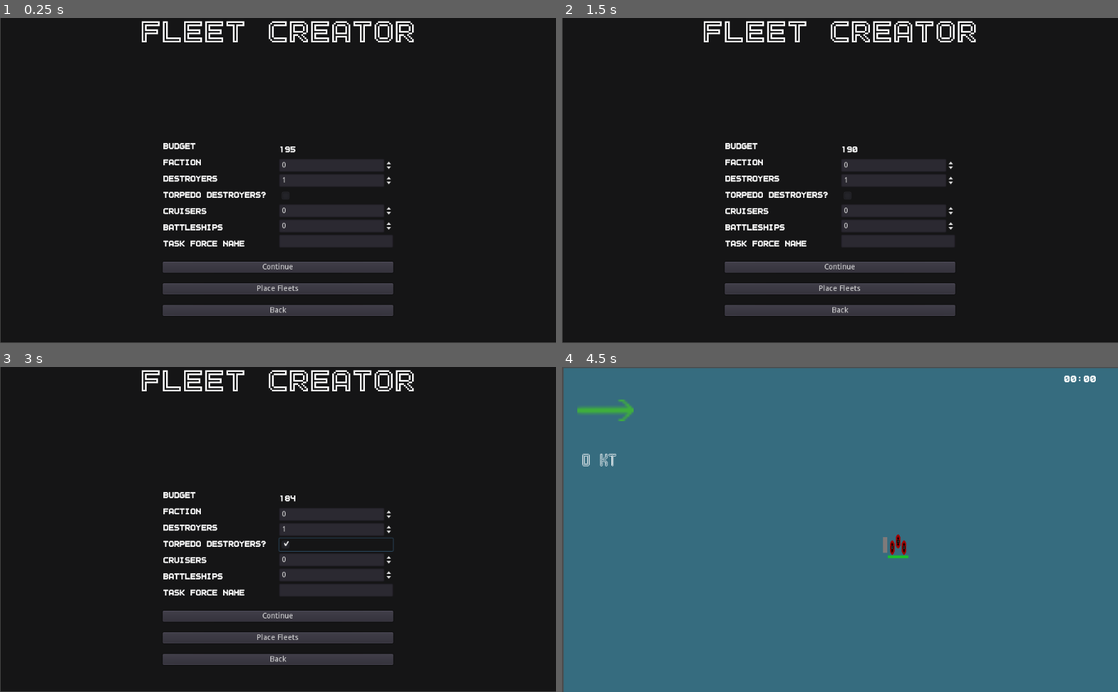
Above: before the commit, frames 1-4 (two rows, left to right).
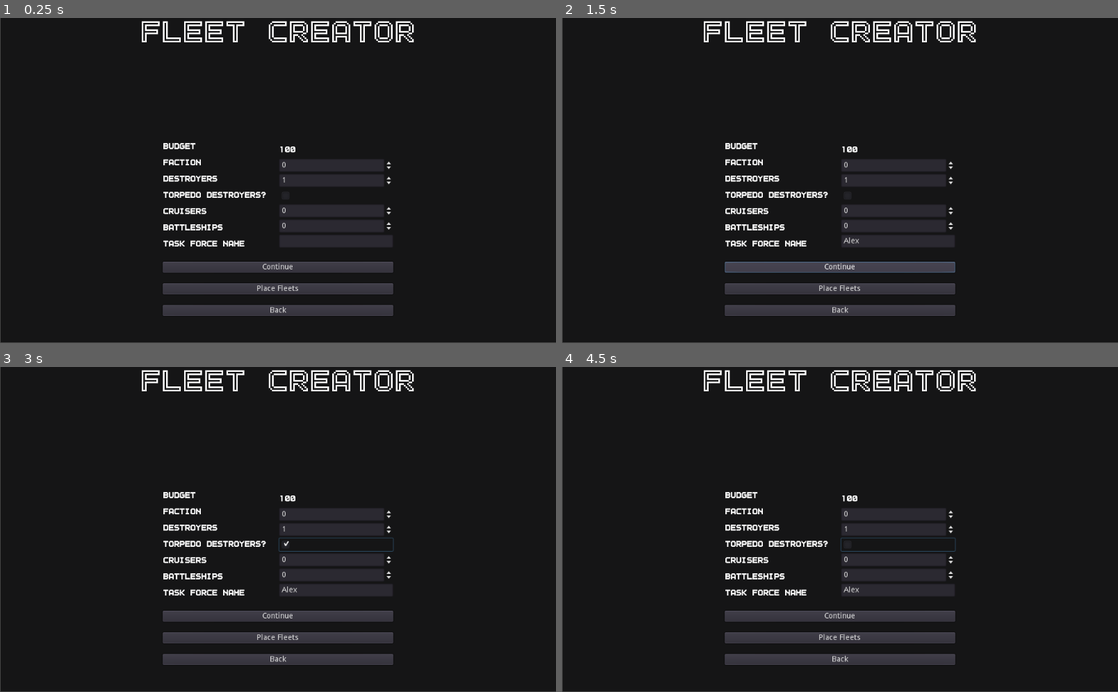
Above: after the commit, the same moments.

Repository: peter-shaw-benson/naval-game
Game: Godot game, scene res://gui/AdvancedFleetMaker.tscn
The game is run twice, just before and just after one commit, with the same random seed, the same clock (stepped at 60 frames per second) and the same inputs. This scene is started directly instead of the project's main scene.
Inputs (mouse positions are in pixels of both pictures, inside the frame that each line leads up to):
- Up to frame 1 (0.25 s): no input
- Up to frame 2 (1.5 s): click (895, 242) at 0.52 s; type "Alex" at 0.6 s; click "Continue" at 1.25 s
- Up to frame 3 (3 s): click "Continue" at 2 s; click (333, 545) at 2.75 s
- Up to frame 4 (4.5 s): click "Place Fleets" at 3.5 s; click (895, 545) at 4.27 s

The runs differ from the first frame. In frame 1, less than 0.1% of the frame differs, in the area x 51-54%, y 39-42%; in frame 2, 0.2%; in frame 3, less than 0.1%; in frame 4, 100%, in the area x 0-100%, y 0-100%.
Error after the commit: Parse Error: ',' or '}' expected (res://Weapons/MediumGun.gd:5)

Commit message:
added bullet explosions, implementing damage

Diff:
--- a/Ships2/Bullets/Bullet.gd
+++ b/Ships2/Bullets/Bullet.gd
@@ -3,19 +3,51 @@
 var speed: int
 var max_range: int
 
-func init(speed, max_range):
+var initial_pos = Vector2(0,0)
+
+func init(speed, max_range, turret_pos):
+	print("making bullet")
 	self.speed = speed
 	self.max_range = max_range
+
+	initial_pos = turret_pos
+
+	get_node("AnimatedSprite").animation = "shell"
 
 func _physics_process(delta):
 	position += transform.x * speed * delta
 
-func _on_Bullet_body_entered(body):
-	#if body.is_in_group("mobs"):
-	#	body.queue_free()
+	# test if max range is reached
 
-	queue_free()
+
+	if self.global_position.distance_to(self.initial_pos) >= self.max_range:
+		print("reached max range")
+		queue_free()
 
 
 func _on_Bullet_area_entered(area):
-	pass # Replace with function body.
+
+	if self.global_position.distance_to(self.initial_pos) >= 30:
+
+		print("bullet entered area")
+		print(area.get_class())
+		print(area.get_type())
+
+		get_node("AnimatedSprite").animation = "explosion"
+		get_node("AnimatedSprite").play()
+
+		self.speed = 0
+
+		if area.get_name() == "ShipScene":
+			# deal damage here
+			pass
+
+		#queue_free()
+
+# IDEAS:
+# longer distance = less damage?
+# damage = speed, speed goes down slightly over time
+
+
+func _on_AnimatedSprite_animation_finished():
+	queue_free()
--- a/Ships2/Bullets/Bullet.tscn
+++ b/Ships2/Bullets/Bullet.tscn
@@ -1,10 +1,41 @@
-[gd_scene load_steps=5 format=2]
+[gd_scene load_steps=12 format=2]
 
 [ext_resource path="res://art/Individual Ship Sprite/Gunboat/gunboat_shell.png" type="Texture" id=1]
 [ext_resource path="res://Ships2/Bullets/Bullet.gd" type="Script" id=2]
+[ext_resource path="res://art/Individual Ship Sprite/Gunboat/gunboat_shell_explosion.png" type="Texture" id=3]
 
 [sub_resource type="CircleShape2D" id=2]
 radius = 6.02508
+
+[sub_resource type="AtlasTexture" id=3]
+flags = 4
+atlas = ExtResource( 3 )
+region = Rect2( 0, 0, 32, 32 )
+
+[sub_resource type="AtlasTexture" id=4]
+flags = 4
+atlas = ExtResource( 3 )
+region = Rect2( 32, 0, 32, 32 )
+
+[sub_resource type="AtlasTexture" id=5]
+flags = 4
+atlas = ExtResource( 3 )
+region = Rect2( 0, 32, 32, 32 )
+
+[sub_resource type="AtlasTexture" id=6]
+flags = 4
+atlas = ExtResource( 3 )
+region = Rect2( 32, 32, 32, 32 )
+
+[sub_resource type="AtlasTexture" id=7]
+flags = 4
+atlas = ExtResource( 3 )
+region = Rect2( 0, 64, 32, 32 )
+
+[sub_resource type="AtlasTexture" id=8]
+flags = 4
+atlas = ExtResource( 3 )
+region = Rect2( 32, 64, 32, 32 )
 
 [sub_resource type="SpriteFrames" id=1]
 animations = [ {
@@ -12,9 +43,15 @@
 "loop": true,
 "name": "shell",
 "speed": 5.0
+}, {
+"frames": [ SubResource( 3 ), SubResource( 4 ), SubResource( 5 ), SubResource( 6 ), SubResource( 7 ), SubResource( 8 ) ],
+"loop": true,
+"name": "explosion",
+"speed": 5.0
 } ]
 
 [node name="Bullet" type="Area2D"]
+collision_mask = 0
 script = ExtResource( 2 )
 
 [node name="CollisionShape2D" type="CollisionShape2D" parent="."]
@@ -22,6 +59,11 @@
 
 [node name="AnimatedSprite" type="AnimatedSprite" parent="."]
 rotation = 1.5708
+scale = Vector2( 0.8, 0.8 )
 frames = SubResource( 1 )
-animation = "shell"
+animation = "explosion"
+
+[node name="fuseTimer" type="Timer" parent="."]
+wait_time = 0.1
 [connection signal="area_entered" from="." to="." method="_on_Bullet_area_entered"]
+[connection signal="animation_finished" from="AnimatedSprite" to="." method="_on_AnimatedSprite_animation_finished"]
--- a/Ships2/CombatUnit.gd
+++ b/Ships2/CombatUnit.gd
@@ -157,11 +157,16 @@
 
 		last_button = ""
 
+		unlock_turrets()
+
+
 func deselect():
 	selected = false
 
 	get_node("Sprite").animation = type + "_basic"
 	get_node("Sprite").set_frame(faction)
+
+	lock_turrets()
 
 	#print(get_node("Sprite").animation)
 
@@ -262,13 +267,31 @@
 func get_armor():
 	return self.unitData.get_armor()
 
+
+
+
+
+
+## COMBAT
 func align_turrets():
-	## TODO
+
 	pass
 
+func unlock_turrets():
+	for t in turrets:
+		t.unlock()
+
+func lock_turrets():
+	for t in turrets:
+		t.lock()
+
 func shoot_turrets():
-	## TODO
-	pass
+
+	for t in turrets:
+		t.shoot()
+
+func get_weapon_list():
+	return unitData.get_weapons()
 
 func _ready():
 	pass
--- a/Ships2/ShipScene.gd
+++ b/Ships2/ShipScene.gd
@@ -58,6 +58,9 @@
 
 		add_child(turret)
 
+		turrets.append(turret)
+
+
 func handle_right_click(placement):
 	print("handling right click")
 
@@ -142,6 +145,14 @@
 			set_current_speed_mode("full")
 			calc_current_speed()
 
+
+		## COMBAT
+		elif Input.is_action_pressed("shoot"):
+			#print("shooting turrets")
+			if selected:
+				self.shoot_turrets()
+
+
 		elif Input.is_action_pressed("cancel"):
 			last_button = ""
 
@@ -306,5 +317,11 @@
 
 
 ## COMBAT
-func get_weapon_list():
-	return unitData.get_weapons()
+# this is unique to the ships – different for planes
+# bugged for now
+#func align_turrets():
+#	## TODO
+#	var mouse_position = get_global_mouse_position()
+#
+#	for t in turrets:
+#		t.point_to(mouse_position)
--- a/Ships2/Turrets/Turret.gd
+++ b/Ships2/Turrets/Turret.gd
@@ -4,6 +4,8 @@
 
 # bullet data here
 var weaponData: Weapon
+
+var locked = true
 
 func init(weapon):
 	self.weaponData = weapon
@@ -12,16 +14,23 @@
 	pass
 
 func _process(delta):
-	look_at(get_global_mouse_position())
-
-	if Input.is_action_just_pressed("shoot"):
-		 shoot()
+	if not locked:
+		look_at(get_global_mouse_position())
 
 func shoot():
 	var bullet = Bullet.instance()
 
-	bullet.init(weaponData.get_speed(), weaponData.get_range())
+	bullet.init(weaponData.get_speed(), weaponData.get_range(), self.global_position)
 
 	get_tree().root.add_child(bullet)
 
 	bullet.transform = $Barrel.global_transform
+
+func unlock():
+	self.locked = false
+
+func lock():
+	self.locked = true
+
+func point_to(position):
+	self.look_at(position)
--- a/Ships2/Turrets/Turret.tscn
+++ b/Ships2/Turrets/Turret.tscn
@@ -28,4 +28,4 @@
 shape = SubResource( 2 )
 
 [node name="Barrel" type="Position2D" parent="."]
-position = Vector2( 11.3592, -0.180008 )
+position = Vector2( 21.8774, -0.0916195 )
--- a/Weapons/Fire.gd
+++ b/Weapons/Fire.gd
@@ -1,6 +1,7 @@
 extends "res://Weapons/Weapon.gd"
 
 var weapon_stats = {
+	"speed": 1,
 	"max_range": 10,
 	"fire_rate": 1,
 	"damage": 0.2,
@@ -13,7 +14,7 @@
 
 func _init():
 
-	self.init(weapon_stats["max_range"], \
+	self.init(weapon_stats["speed"], weapon_stats["max_range"], \
 	weapon_stats["fire_rate"], weapon_stats["damage"], weapon_stats["piercing"], \
 	weapon_stats["armor_damage"], weapon_stats["anti_air"], \
 	weapon_stats["base_accuracy"], weapon_stats["accuracy_gain"])
--- a/Weapons/HeavyGun.gd
+++ b/Weapons/HeavyGun.gd
@@ -1,6 +1,7 @@
 extends "res://Weapons/Weapon.gd"
 
 var weapon_stats = {
+	"speed": 300,
 	"max_range": 150,
 	"fire_rate": 4,
 	"damage": 5,
@@ -13,7 +14,7 @@
 
 func _init():
 
-	self.init(weapon_stats["max_range"], \
+	self.init(weapon_stats["speed"], weapon_stats["max_range"], \
 	weapon_stats["fire_rate"], weapon_stats["damage"], weapon_stats["piercing"], \
 	weapon_stats["armor_damage"], weapon_stats["anti_air"], \
 	weapon_stats["base_accuracy"], weapon_stats["accuracy_gain"])
--- a/Weapons/LightGun.gd
+++ b/Weapons/LightGun.gd
@@ -1,7 +1,8 @@
 extends "res://Weapons/Weapon.gd"
 
 var weapon_stats = {
-	"max_range": 60,
+	"speed": 450,
+	"max_range": 100,
 	"fire_rate": 1,
 	"damage": 0.5,
 	"piercing": 2,
@@ -13,7 +14,7 @@
 
 func _init():
 
-	self.init(weapon_stats["max_range"], \
+	self.init(weapon_stats["speed"], weapon_stats["max_range"], \
 	weapon_stats["fire_rate"], weapon_stats["damage"], weapon_stats["piercing"], \
 	weapon_stats["armor_damage"], weapon_stats["anti_air"], \
 	weapon_stats["base_accuracy"], weapon_stats["accuracy_gain"])
--- a/Weapons/MediumGun.gd
+++ b/Weapons/MediumGun.gd
@@ -1,6 +1,7 @@
 extends "res://Weapons/Weapon.gd"
 
 var weapon_stats = {
+	"speed": 400
 	"max_range": 100,
 	"fire_rate": 2,
 	"damage": 3,
@@ -13,7 +14,7 @@
 
 func _init():
 
-	self.init(weapon_stats["max_range"], \
+	self.init(weapon_stats["speed"], weapon_stats["max_range"], \
 	weapon_stats["fire_rate"], weapon_stats["damage"], weapon_stats["piercing"], \
 	weapon_stats["armor_damage"], weapon_stats["anti_air"], \
 	weapon_stats["base_accuracy"], weapon_stats["accuracy_gain"])
--- a/Weapons/PlaneWeapons/AirTorpedo.gd
+++ b/Weapons/PlaneWeapons/AirTorpedo.gd
@@ -1,6 +1,7 @@
 extends "res://Weapons/Weapon.gd"
 
 var weapon_stats = {
+	"speed": 20,
 	"max_range": 20,
 	"fire_rate": 10,
 	"damage": 8,
@@ -13,7 +14,7 @@
 
 func _init():
 
-	self.init(weapon_stats["max_range"], \
+	self.init(weapon_stats["speed"], weapon_stats["max_range"], \
 	weapon_stats["fire_rate"], weapon_stats["damage"], weapon_stats["piercing"], \
 	weapon_stats["armor_damage"], weapon_stats["anti_air"], \
 	weapon_stats["base_accuracy"], weapon_stats["accuracy_gain"])
--- a/Weapons/PlaneWeapons/DiveBomb.gd
+++ b/Weapons/PlaneWeapons/DiveBomb.gd
@@ -1,6 +1,7 @@
 extends "res://Weapons/Weapon.gd"
 
 var weapon_stats = {
+	"speed": 100,
 	"max_range": 40,
 	"fire_rate": 4,
 	"damage": 6,
@@ -13,7 +14,7 @@
 
 func _init():
 
-	self.init(weapon_stats["max_range"], \
+	self.init(weapon_stats["speed"], weapon_stats["max_range"], \
 	weapon_stats["fire_rate"], weapon_stats["damage"], weapon_stats["piercing"], \
 	weapon_stats["armor_damage"], weapon_stats["anti_air"], \
 	weapon_stats["base_accuracy"], weapon_stats["accuracy_gain"])
--- a/Weapons/PlaneWeapons/LevelBomb.gd
+++ b/Weapons/PlaneWeapons/LevelBomb.gd
@@ -1,6 +1,7 @@
 extends "res://Weapons/Weapon.gd"
 
 var weapon_stats = {
+	"speed": 40
 	"max_range": 40,
 	"fire_rate": 8,
 	"damage": 10,
@@ -13,7 +14,7 @@
 
 func _init():
 
-	self.init(weapon_stats["max_range"], \
+	self.init(weapon_stats["speed"], weapon_stats["max_range"], \
 	weapon_stats["fire_rate"], weapon_stats["damage"], weapon_stats["piercing"], \
 	weapon_stats["armor_damage"], weapon_stats["anti_air"], \
 	weapon_stats["base_accuracy"], weapon_stats["accuracy_gain"])
--- a/Weapons/PlaneWeapons/Machinegun.gd
+++ b/Weapons/PlaneWeapons/Machinegun.gd
@@ -1,6 +1,7 @@
 extends "res://Weapons/Weapon.gd"
 
 var weapon_stats = {
+	"speed": 200,
 	"max_range": 10,
 	"fire_rate": 1,
 	"damage": 1,
@@ -13,7 +14,7 @@
 
 func _init():
 
-	self.init(weapon_stats["max_range"], \
+	self.init(weapon_stats["speed"], weapon_stats["max_range"], \
 	weapon_stats["fire_rate"], weapon_stats["damage"], weapon_stats["piercing"], \
 	weapon_stats["armor_damage"], weapon_stats["anti_air"], \
 	weapon_stats["base_accuracy"], weapon_stats["accuracy_gain"])
--- a/Weapons/Torpedo.gd
+++ b/Weapons/Torpedo.gd
@@ -1,6 +1,7 @@
 extends "res://Weapons/Weapon.gd"
 
 var weapon_stats = {
+	"speed": 20,
 	"max_range": 500,
 	"fire_rate": 10,
 	"damage": 10,
@@ -13,7 +14,7 @@
 
 func _init():
 
-	self.init(weapon_stats["max_range"], \
+	self.init(weapon_stats["speed"], weapon_stats["max_range"], \
 	weapon_stats["fire_rate"], weapon_stats["damage"], weapon_stats["piercing"], \
 	weapon_stats["armor_damage"], weapon_stats["anti_air"], \
 	weapon_stats["base_accuracy"], weapon_stats["accuracy_gain"])
--- a/Weapons/Weapon.gd
+++ b/Weapons/Weapon.gd
@@ -16,8 +16,9 @@
 
 var speed = 200
 
-func init(max_range, fire_rate, damage, piercing, armor_damage, anti_air, \
+func init(speed, max_range, fire_rate, damage, piercing, armor_damage, anti_air, \
 base_accuracy, accuracy_gain):
+	self.speed = speed
 	self.max_range = max_range
 	self.fire_rate = fire_rate
 	self.damage = damage * GameState.get_damageScaling()
Binary file added: art/Individual Ship Sprite/Gunboat/gunboat_shell_explosion.png
Not shown, added: art/Individual Ship Sprite/Gunboat/gunboat_shell_explosion.png.import
Not shown, added: art/Individual Ship Sprite/Gunboat/gunboat_shell_explosion.piskel
